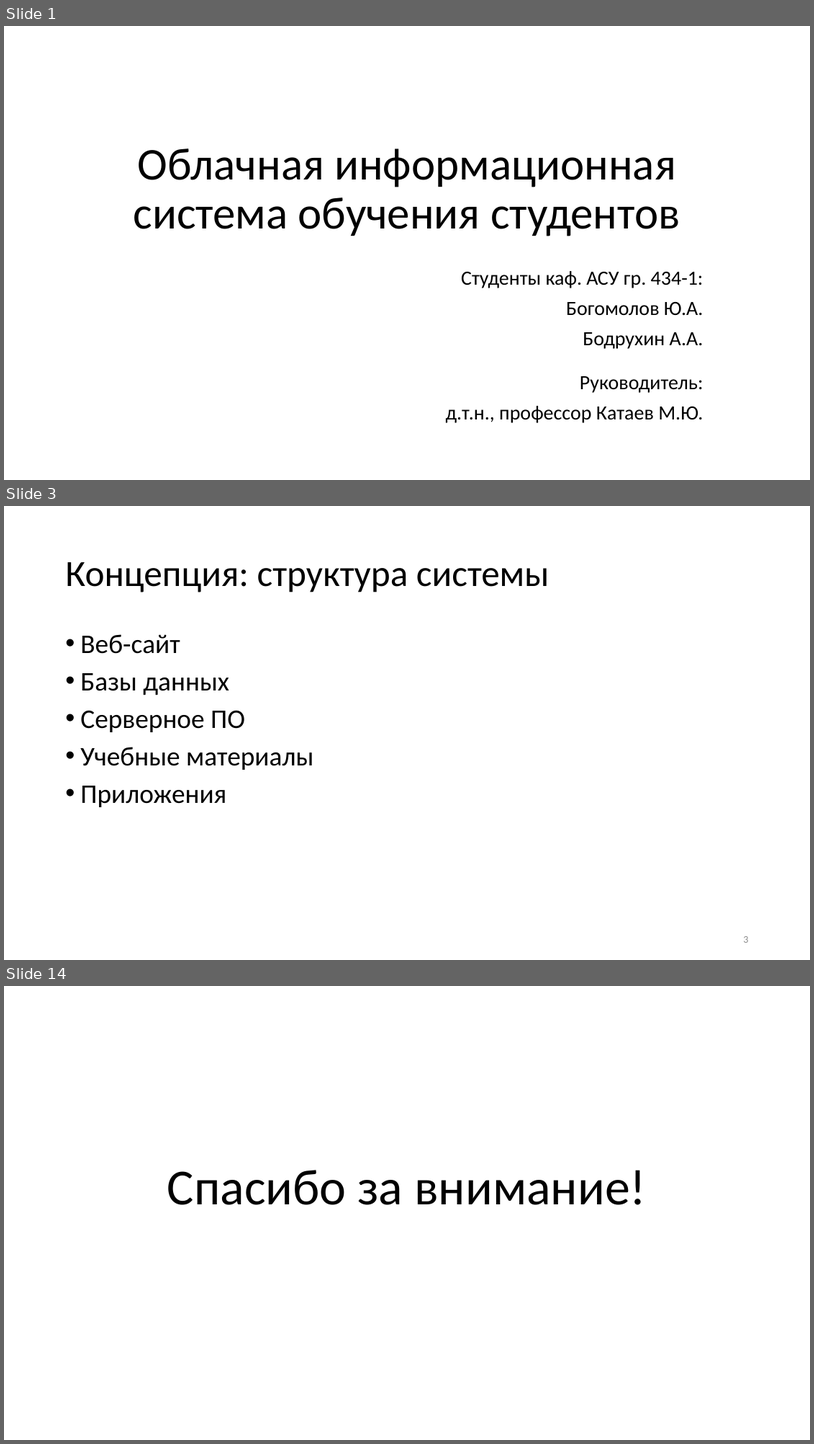
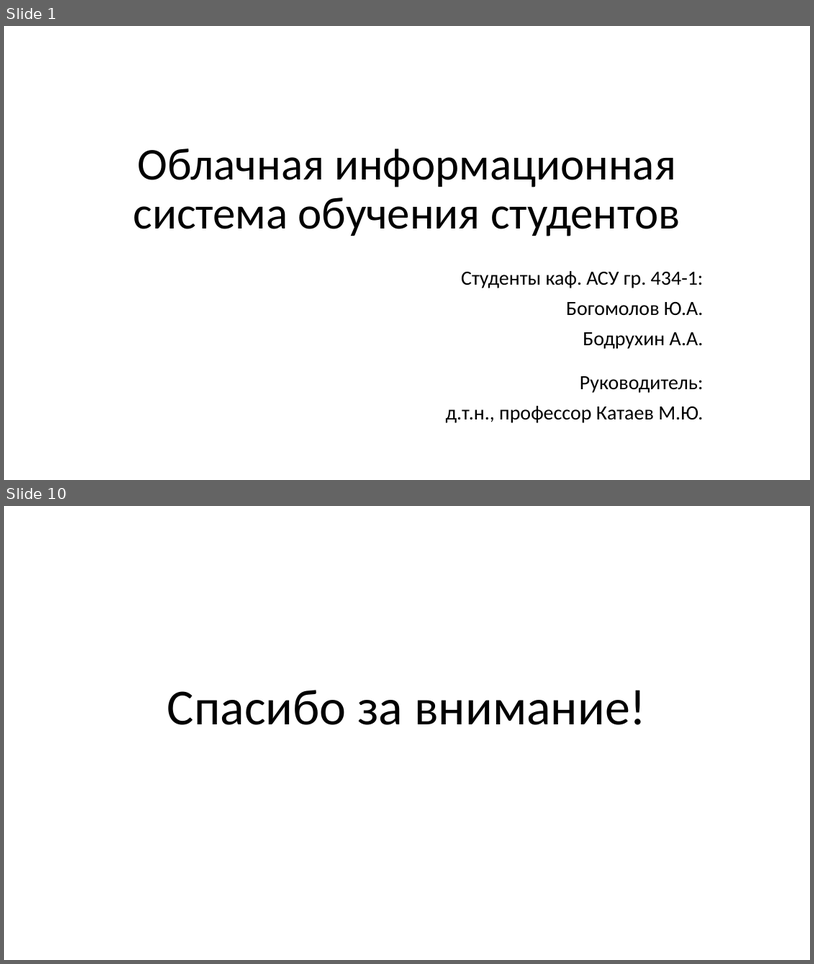
Before and after one commit to KerkDovan/GPO, a slide deck: Конференции/7. Научная сессия ТУСУР 2018/Выступление/Презентация.pptx. Shown one above the other, each under a label of ours: slides 1, 3 and 14 before the commit, slides 1 and 10 after it; the slides between them are not shown. The pictures are 814x1444 and 814x964 pixels, drawn with LibreOffice and Linux fonts; fonts in the diff are those of the drawing. Boxes give left, top, right and bottom in pixels: in the first picture for what was removed or moved away, otherwise in the second. Text is boxed around its words. In the diff, an @@ line names an element or a change of style, - is before the commit and + after.

```diff
--- a/Конференции/7. Научная сессия ТУСУР 2018/Выступление/Презентация.pptx
+++ b/Конференции/7. Научная сессия ТУСУР 2018/Выступление/Презентация.pptx
@@ slide 3 removed at [4, 506, 810, 960], background #FFFFFF @@
@@ title removed at [65, 562, 550, 592] @@
-Концепция: структура системы
@@ text removed at [80, 634, 314, 807] @@
-• Веб-сайт
-• Базы данных
-• Серверное ПО
-• Учебные материалы
-• Приложения
@@ page number removed at [743, 936, 748, 942] @@
-3
@@ what was slide 14 is now slide 10 @@
```
Also in this commit, not shown: 1 slide changed, 7 slides added, 10 other slides removed, 20 other files.
